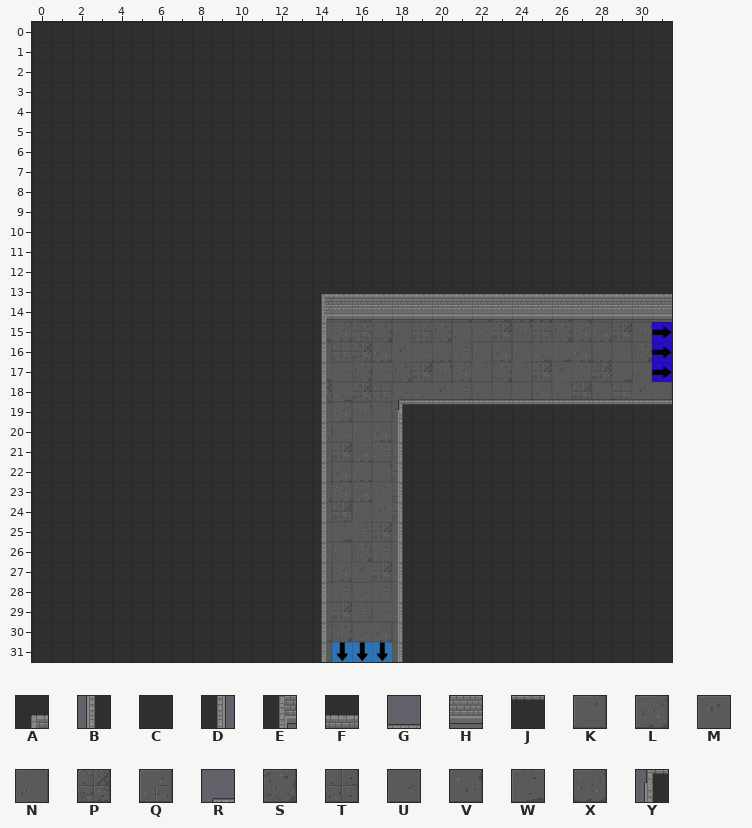
Tiled map, stored at GrupaTNT/Assets/Resources/RoomData/ROOM_2_SE_2.tmx. The first picture shows the starting point.
Cells are 32x32 px. Shown: x 0..31, y 0..31.
Key: from "Dungeon_Tileset_2": A 3, B 16, C 17, D 18, E 19, F 33, G 36, H 49, J 52, K 88, L 89, M 90, N 91, P 92, Q 93, R 98, S 104, T 105, U 106, V 107, W 108, X 109, Y 114.
_ is an empty cell, # one hidden under a higher layer.
Layers that did not change in this view are not listed.
Layer "Floor" before, first column x 0:
 0 ______________#####_____________
 1 _##############################_
 2 _##############################_
 3 _##############################_
 4 _##############################_
 5 _##############################_
 6 _##############################_
 7 _##############################_
 8 _##############################_
 9 _##############################_
10 _##############################_
11 _##############################_
12 _##############################_
13 _##############################_
14 ##############QUPKVKVSSWLXSSQNKK
15 ##############WLTSNTSNUPVTSXLPV#
16 ##############NTPXMUXQNXNWWLXKS#
17 ##############WUSUSPVXKSKPMKPWN#
18 ##############PWPTUWMQLKKXLPLTMK
19 _#############NLVKS############_
20 _#############QUNLL############_
21 _#############NPXQN############_
22 _#############KXLVT############_
23 _#############LLXMP############_
24 _#############KPNMP############_
25 _#############UWQPQ############_
26 _#############UNSQM############_
27 _#############KXMPQ############_
28 _#############UQUQM############_
29 _#############UPQUW############_
30 _#############LSULV############_
31 ______________K###K_____________
Layer "Walls" before, first column x 0:
 0 CCCCCCCCCCCCCCCCCCCCCCCCCCCCCCCC
 1 CCCCCCCCCCCCCCCCCCCCCCCCCCCCCCCC
 2 CCCCCCCCCCCCCCCCCCCCCCCCCCCCCCCC
 3 CCCCCCCCCCCCCCCCCCCCCCCCCCCCCCCC
 4 CCCCCCCCCCCCCCCCCCCCCCCCCCCCCCCC
 5 CCCCCCCCCCCCCCCCCCCCCCCCCCCCCCCC
 6 CCCCCCCCCCCCCCCCCCCCCCCCCCCCCCCC
 7 CCCCCCCCCCCCCCCCCCCCCCCCCCCCCCCC
 8 CCCCCCCCCCCCCCCCCCCCCCCCCCCCCCCC
 9 CCCCCCCCCCCCCCCCCCCCCCCCCCCCCCCC
10 CCCCCCCCCCCCCCCCCCCCCCCCCCCCCCCC
11 CCCCCCCCCCCCCCCCCCCCCCCCCCCCCCCC
12 CCCCCCCCCCCCCCCCCCCCCCCCCCCCCCCC
13 CCCCCCCCCCCCCCAFFFFFFFFFFFFFFFFF
14 CCCCCCCCCCCCCCEHHHHHHHHHHHHHHHHH
15 CCCCCCCCCCCCCCD_________________
16 CCCCCCCCCCCCCCD_________________
17 CCCCCCCCCCCCCCD_________________
18 CCCCCCCCCCCCCCD___RGGGGGGGGGGGGG
19 CCCCCCCCCCCCCCD___YJJJJJJJJJJJJJ
20 CCCCCCCCCCCCCCD___BCCCCCCCCCCCCC
21 CCCCCCCCCCCCCCD___BCCCCCCCCCCCCC
22 CCCCCCCCCCCCCCD___BCCCCCCCCCCCCC
23 CCCCCCCCCCCCCCD___BCCCCCCCCCCCCC
24 CCCCCCCCCCCCCCD___BCCCCCCCCCCCCC
25 CCCCCCCCCCCCCCD___BCCCCCCCCCCCCC
26 CCCCCCCCCCCCCCD___BCCCCCCCCCCCCC
27 CCCCCCCCCCCCCCD___BCCCCCCCCCCCCC
28 CCCCCCCCCCCCCCD___BCCCCCCCCCCCCC
29 CCCCCCCCCCCCCCD___BCCCCCCCCCCCCC
30 CCCCCCCCCCCCCCD___BCCCCCCCCCCCCC
31 CCCCCCCCCCCCCCD___BCCCCCCCCCCCCC
The same view after the edit:
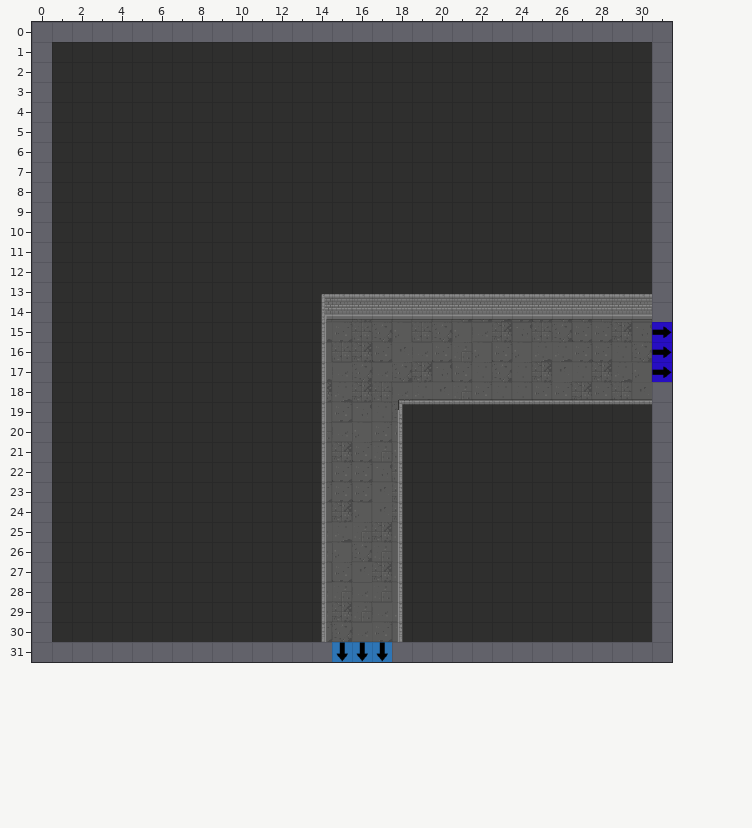
Difference:
Changed rows in their new state; . is an unchanged cell.
Layer "Floor":
first column x 14:
 0 _____
first column x 0:
14 _.............................._
15 _...............................
16 _...............................
17 _...............................
18 _.............................._
first column x 14:
31 _..._
Layer "Walls":
first column x 0:
 0 ________________________________
 1 _.............................._
 2 _.............................._
 3 _.............................._
 4 _.............................._
 5 _.............................._
 6 _.............................._
 7 _.............................._
 8 _.............................._
 9 _.............................._
10 _.............................._
11 _.............................._
12 _.............................._
13 _.............................._
14 _.............................._
15 _...............................
16 _...............................
17 _...............................
18 _.............................._
19 _.............................._
20 _.............................._
21 _.............................._
22 _.............................._
23 _.............................._
24 _.............................._
25 _.............................._
26 _.............................._
27 _.............................._
28 _.............................._
29 _.............................._
30 _.............................._
31 _______________...______________
Pixel boxes of the changes (left, top, right, bottom) in both pictures:
removed: (32, 22, 672, 662)
